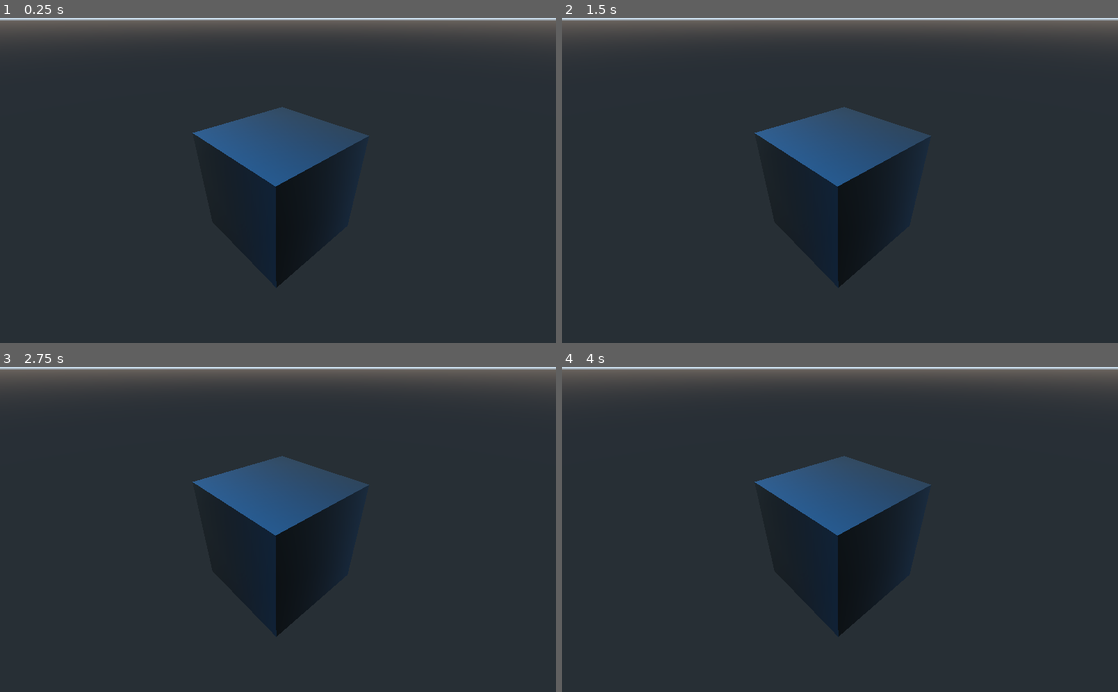
Above: before the commit, frames 1-4 (two rows, left to right).
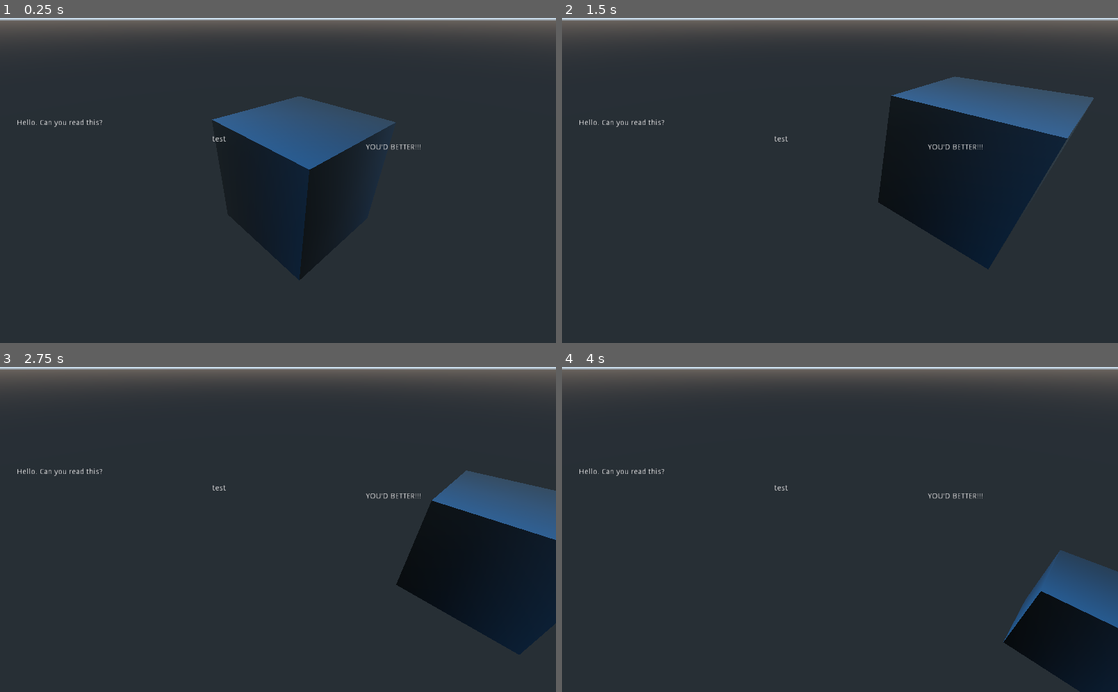
Above: after the commit, the same moments.

Repository: peter201943/GD-Test
Game: Godot game, scene res://Level.tscn
Same seed, same stepped clock (60 frames per second), same inputs: the game is played once before the commit and once after it.
Inputs:
- Up to frame 1 (0.25 s): no input
- Up to frame 2 (1.5 s): no input
- Up to frame 3 (2.75 s): no input
- Up to frame 4 (4 s): no input

The runs differ from the first frame. In frame 1, 3.4% of the frame differs, in the area x 3-76%, y 24-83%; in frame 2, 16%; in frame 3, 17%, in the area x 3-100%, y 27-89%; in frame 4, 12%.

Commit message:
It moves!

Diff:
--- a/Box.gd
+++ b/Box.gd
@@ -1,9 +1,31 @@
 extends KinematicBody
 
+
+# CONSTANTS
+const move_velocity := Vector3(1,1,1)		# Allows moving of box around
+const down_force := -0.8
+
+
+
+# ENGINE
 func _ready():
 	test_print()
 
+func _physics_process(delta: float) -> void:
+	move_box(delta)
+
+
+
+
+# MECHANICS
+func move_box(delta: float) -> void:
+	"""Tests the Slipping and Sliding of an Object"""
+	self.move_and_slide(move_velocity)
+	move_velocity.y += down_force * delta
+
+
 func test_print():
+	"""Tests the Printing of some stuff"""
 	print("Hello (print)")
 	print_debug("Hello (debug)")
 	printerr("Hello (err)")
--- a/Level.tscn
+++ b/Level.tscn
@@ -1,6 +1,7 @@
-[gd_scene load_steps=8 format=2]
+[gd_scene load_steps=9 format=2]
 
 [ext_resource path="res://Box.gd" type="Script" id=1]
+[ext_resource path="res://TestText.gd" type="Script" id=2]
 
 [sub_resource type="BoxShape" id=1]
 
@@ -20,18 +21,45 @@
 roughness = 0.65
 
 [node name="Level" type="Spatial"]
+__meta__ = {
+"_editor_description_": "A Very Simple test scene for putting stuff into."
+}
 
 [node name="Box" type="KinematicBody" parent="."]
 transform = Transform( 1, 0, 0, 0, 1, 0, 0, 0, 1, 2.37876, 0, 1.37713 )
 script = ExtResource( 1 )
+__meta__ = {
+"_editor_description_": "Simple box with simple components"
+}
 
 [node name="CollisionShape" type="CollisionShape" parent="Box"]
 shape = SubResource( 1 )
+__meta__ = {
+"_editor_description_": "Allows this box to collide with other things."
+}
 
 [node name="MeshInstance" type="MeshInstance" parent="Box/CollisionShape"]
 mesh = SubResource( 2 )
 skin = SubResource( 3 )
 material/0 = SubResource( 6 )
+__meta__ = {
+"_editor_description_": "Allows you to see the box."
+}
 
 [node name="Camera" type="Camera" parent="."]
 transform = Transform( 0.73424, 0.386936, -0.557829, 0, 0.821677, 0.569954, 0.678891, -0.418483, 0.603308, 0, 2.51063, 3.90777 )
+__meta__ = {
+"_editor_description_": "The Main Camera for this test - can you see the cube and the text?"
+}
+
+[node name="TestText" type="RichTextLabel" parent="."]
+margin_left = 31.0
+margin_top = 187.0
+margin_right = 776.0
+margin_bottom = 293.0
+text = "Hello. Can you read this?"
+script = ExtResource( 2 )
+__meta__ = {
+"_edit_use_anchors_": false,
+"_editor_description_": "Simple Test of an In-Game Text Box."
+}
--- /dev/null
+++ b/TestText.gd
@@ -0,0 +1,9 @@
+extends RichTextLabel
+
+
+func _ready():
+	self.push_align(RichTextLabel.ALIGN_CENTER)
+	self.add_text("\ntest")
+	self.push_bold()
+	self.push_align(RichTextLabel.ALIGN_RIGHT)
+	self.add_text("YOU'D BETTER!!!")
